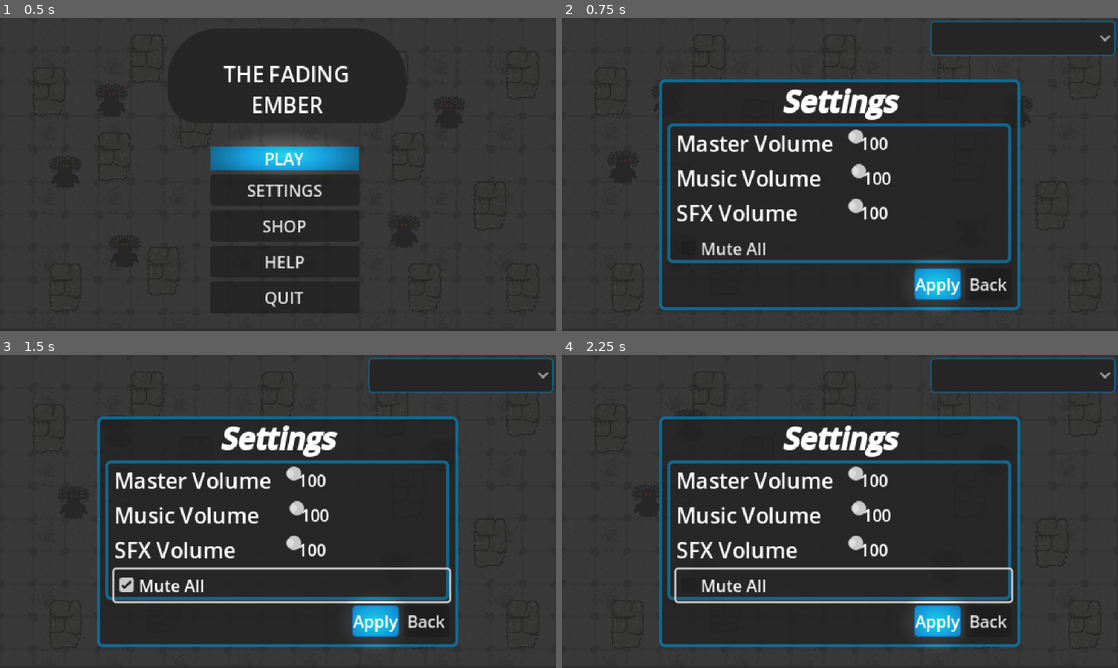
Above: before the commit, frames 1-4 (two rows, left to right).
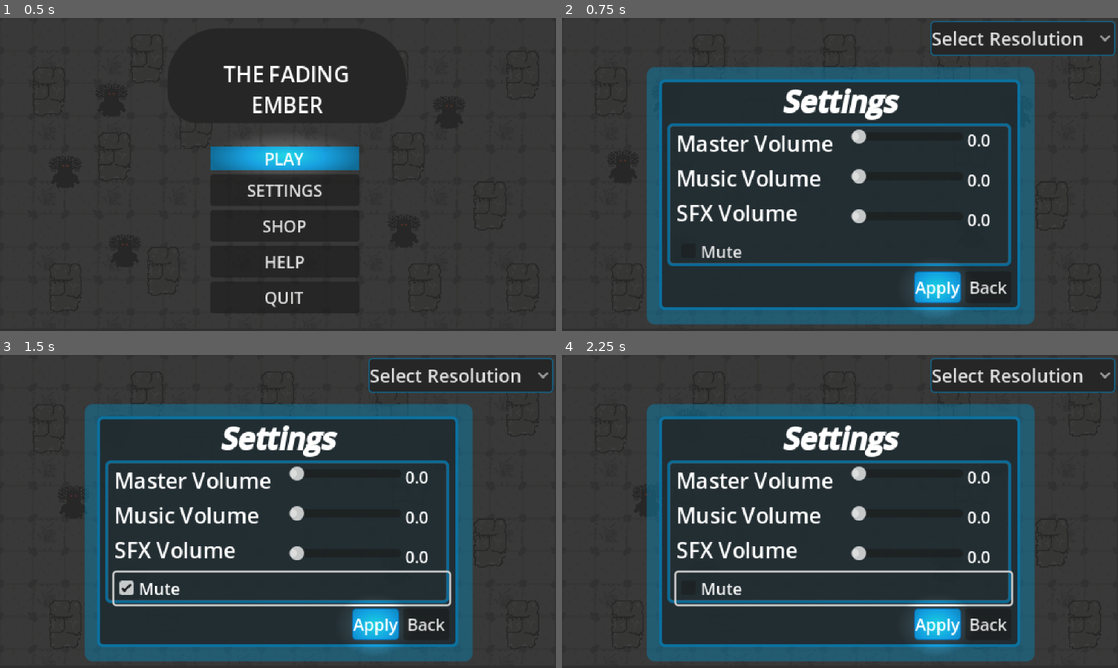
Above: after the commit, the same moments.

Repository: maltech0005-tech/The-Fading-Ember
Game: Godot game, scene res://scenes/main_menu.tscn
Same seed, same stepped clock (60 frames per second), same inputs: the game is played once before the commit and once after it.
Inputs (mouse positions are in pixels of both pictures, inside the frame that each line leads up to):
- Up to frame 1 (0.5 s): no input
- Up to frame 2 (0.75 s): click "SETTINGS" at 0.5 s
- Up to frame 3 (1.5 s): click (283, 586) at 1.25 s, where only the run before the commit has a clickable "Mute All"
- Up to frame 4 (2.25 s): click (845, 589) at 2 s, where only the run after the commit has a clickable "Mute"

Frame 1 is identical in both runs. In frame 2, 13% of the frame differs, in the area x 15-94%, y 4-98%; in frame 3, 15%; in frame 4, 15%.

Commit message:
added new icons for powerups which i made in libresprite, updated the h_slider.
conted amount value from h_slider, created icons for powerups, fixed the shop scene

Diff:
--- a/scenes/settings.tscn
+++ b/scenes/settings.tscn
@@ -85,6 +85,13 @@
 corner_radius_bottom_right = 3
 corner_radius_bottom_left = 1
 
+[sub_resource type="StyleBoxFlat" id="StyleBoxFlat_1g033"]
+bg_color = Color(0.05490196, 0.4862745, 0.654902, 0.5019608)
+corner_radius_top_left = 8
+corner_radius_top_right = 8
+corner_radius_bottom_right = 8
+corner_radius_bottom_left = 8
+
 [sub_resource type="StyleBoxFlat" id="StyleBoxFlat_4ppmf"]
 bg_color = Color(0.13333334, 0.13333334, 0.13333334, 0.79607844)
 border_width_left = 3
@@ -191,6 +198,7 @@
 theme_override_styles/pressed = SubResource("StyleBoxFlat_gjs24")
 theme_override_styles/hover = SubResource("StyleBoxFlat_am25x")
 theme_override_styles/focus = SubResource("StyleBoxFlat_uhhto")
+selected = 0
 item_count = 3
 popup/item_0/text = "Select Resolution"
 popup/item_0/id = 2
@@ -198,6 +206,13 @@
 popup/item_1/id = 0
 popup/item_2/text = "Windowed"
 popup/item_2/id = 1
+
+[node name="PanelContainer" type="PanelContainer" parent="."]
+offset_left = 83.0
+offset_top = 48.0
+offset_right = 463.0
+offset_bottom = 300.0
+theme_override_styles/panel = SubResource("StyleBoxFlat_1g033")
 
 [node name="RichTextLabel" type="RichTextLabel" parent="."]
 offset_left = 95.0
@@ -218,7 +233,7 @@
 offset_left = 103.0
 offset_top = 103.0
 offset_right = 440.2
-offset_bottom = 240.0
+offset_bottom = 243.0
 theme_override_styles/normal = SubResource("StyleBoxFlat_f4mfi")
 
 [node name="Main_Container" type="VBoxContainer" parent="."]
@@ -227,57 +242,69 @@
 offset_right = 440.74054
 offset_bottom = 275.8
 
-[node name="Audio_Volumes" type="VBoxContainer" parent="Main_Container"]
-layout_mode = 2
-
-[node name="MasterV_container" type="HBoxContainer" parent="Main_Container/Audio_Volumes"]
-layout_mode = 2
-
-[node name="MasterV_label" type="Label" parent="Main_Container/Audio_Volumes/MasterV_container"]
+[node name="Audio_Volumes" type="HBoxContainer" parent="Main_Container"]
+layout_mode = 2
+
+[node name="VBoxContainer" type="VBoxContainer" parent="Main_Container/Audio_Volumes"]
+layout_mode = 2
+
+[node name="MasterV_label" type="Label" parent="Main_Container/Audio_Volumes/VBoxContainer"]
 layout_mode = 2
 theme_override_font_sizes/font_size = 21
 text = "Master Volume  "
 
-[node name="MasterV_slider" type="HSlider" parent="Main_Container/Audio_Volumes/MasterV_container"]
-layout_mode = 2
-
-[node name="MasterV_amnt" type="Label" parent="Main_Container/Audio_Volumes/MasterV_container"]
-layout_mode = 2
-text = "100"
-
-[node name="MusicV_container" type="HBoxContainer" parent="Main_Container/Audio_Volumes"]
-layout_mode = 2
-
-[node name="MusicV_label" type="Label" parent="Main_Container/Audio_Volumes/MusicV_container"]
+[node name="MusicV_label" type="Label" parent="Main_Container/Audio_Volumes/VBoxContainer"]
 layout_mode = 2
 theme_override_font_sizes/font_size = 21
 text = "Music Volume     "
 
-[node name="MusicV_slider" type="HSlider" parent="Main_Container/Audio_Volumes/MusicV_container"]
-layout_mode = 2
-
-[node name="MusicV_amnt" type="Label" parent="Main_Container/Audio_Volumes/MusicV_container"]
-layout_mode = 2
-text = "100"
-
-[node name="SFXV_container" type="HBoxContainer" parent="Main_Container/Audio_Volumes"]
-layout_mode = 2
-
-[node name="SFXV_label" type="Label" parent="Main_Container/Audio_Volumes/SFXV_container"]
+[node name="SFXV_label" type="Label" parent="Main_Container/Audio_Volumes/VBoxContainer"]
 layout_mode = 2
 theme_override_font_sizes/font_size = 21
 text = "SFX Volume         "
 
-[node name="SFXV_slider" type="HSlider" parent="Main_Container/Audio_Volumes/SFXV_container"]
-layout_mode = 2
-
-[node name="SFXV_amnt" type="Label" parent="Main_Container/Audio_Volumes/SFXV_container"]
+[node name="VBoxContainer2" type="VBoxContainer" parent="Main_Container/Audio_Volumes"]
+layout_mode = 2
+theme_override_constants/separation = 16
+
+[node name="MasterV_container" type="HBoxContainer" parent="Main_Container/Audio_Volumes/VBoxContainer2"]
+layout_mode = 2
+
+[node name="MasterV_slider" type="HSlider" parent="Main_Container/Audio_Volumes/VBoxContainer2/MasterV_container"]
+custom_minimum_size = Vector2(110, 0)
+layout_direction = 2
+layout_mode = 2
+size_flags_horizontal = 3
+
+[node name="MasterV_amnt" type="Label" parent="Main_Container/Audio_Volumes/VBoxContainer2/MasterV_container"]
 layout_mode = 2
 text = "100"
 
-[node name="CheckBox" type="CheckBox" parent="Main_Container/Audio_Volumes"]
-layout_mode = 2
-text = "Mute All"
+[node name="MusicV_container" type="HBoxContainer" parent="Main_Container/Audio_Volumes/VBoxContainer2"]
+layout_mode = 2
+
+[node name="MusicV_slider" type="HSlider" parent="Main_Container/Audio_Volumes/VBoxContainer2/MusicV_container"]
+custom_minimum_size = Vector2(110, 0)
+layout_mode = 2
+
+[node name="MusicV_amnt" type="Label" parent="Main_Container/Audio_Volumes/VBoxContainer2/MusicV_container"]
+layout_mode = 2
+text = "100"
+
+[node name="SFXV_container" type="HBoxContainer" parent="Main_Container/Audio_Volumes/VBoxContainer2"]
+layout_mode = 2
+
+[node name="SFXV_slider" type="HSlider" parent="Main_Container/Audio_Volumes/VBoxContainer2/SFXV_container"]
+custom_minimum_size = Vector2(110, 0)
+layout_mode = 2
+
+[node name="SFXV_amnt" type="Label" parent="Main_Container/Audio_Volumes/VBoxContainer2/SFXV_container"]
+layout_mode = 2
+text = "100"
+
+[node name="mute" type="CheckBox" parent="Main_Container"]
+layout_mode = 2
+text = "Mute"
 
 [node name="nav" type="HBoxContainer" parent="Main_Container"]
 layout_mode = 2
@@ -298,5 +325,6 @@
 layout_mode = 2
 text = "Back"
 
+[connection signal="toggled" from="Main_Container/mute" to="." method="_on_mute_toggled"]
 [connection signal="pressed" from="Main_Container/nav/apply" to="." method="_on_apply_pressed"]
 [connection signal="pressed" from="Main_Container/nav/back" to="." method="_on_back_pressed"]
--- a/scenes/shop.tscn
+++ b/scenes/shop.tscn
@@ -1,10 +1,14 @@
-[gd_scene load_steps=23 format=4 uid="uid://bdwr6n7t5bnd"]
+[gd_scene load_steps=26 format=4 uid="uid://bdwr6n7t5bnd"]
 
 [ext_resource type="Texture2D" uid="uid://m6nmookv05gk" path="res://assests/tile.png" id="1_1l46r"]
 [ext_resource type="Script" uid="uid://chposeywpt157" path="res://script/shop.gd" id="1_032fp"]
 [ext_resource type="Texture2D" uid="uid://bka68ah7u3xbm" path="res://assests/rock.png" id="2_032fp"]
 [ext_resource type="PackedScene" uid="uid://dq8nu6cdd5l21" path="res://scenes/main_menu_enemy.tscn" id="3_2fc2m"]
 [ext_resource type="Texture2D" uid="uid://b7nyvlra563pv" path="res://assests/spark.png" id="5_2fc2m"]
+[ext_resource type="Texture2D" uid="uid://cqi10aiiieect" path="res://assests/candle.png" id="6_m4ofw"]
+[ext_resource type="Texture2D" uid="uid://ckslxpdfm8wlw" path="res://assests/invincibility.png" id="7_heatd"]
+[ext_resource type="Texture2D" uid="uid://pc267j6rrrha" path="res://assests/spectra_blast.png" id="8_1v8qu"]
+[ext_resource type="Texture2D" uid="uid://djtvcg7rwp1h1" path="res://assests/Revival.png" id="9_44xle"]
 
 [sub_resource type="TileSetAtlasSource" id="TileSetAtlasSource_8r1wq"]
 texture = ExtResource("1_1l46r")
@@ -38,15 +42,12 @@
 sources/0 = SubResource("TileSetAtlasSource_8r1wq")
 sources/1 = SubResource("TileSetAtlasSource_ajxib")
 
-[sub_resource type="Gradient" id="Gradient_2fc2m"]
-offsets = PackedFloat32Array(0, 0.990991, 1)
-colors = PackedColorArray(0, 0, 0, 1, 0.954955, 0.954955, 0.954955, 1, 1, 1, 1, 1)
-
-[sub_resource type="GradientTexture2D" id="GradientTexture2D_8r1wq"]
-gradient = SubResource("Gradient_2fc2m")
-fill = 1
-fill_from = Vector2(0.5, 0.5)
-fill_to = Vector2(0.4654088, 0)
+[sub_resource type="StyleBoxFlat" id="StyleBoxFlat_2fc2m"]
+bg_color = Color(0.05490196, 0.4862745, 0.654902, 0.5019608)
+corner_radius_top_left = 8
+corner_radius_top_right = 8
+corner_radius_bottom_right = 8
+corner_radius_bottom_left = 8
 
 [sub_resource type="StyleBoxFlat" id="StyleBoxFlat_1l46r"]
 bg_color = Color(0.13333334, 0.13333334, 0.13333334, 0.79607844)
@@ -195,22 +196,17 @@
 offset_bottom = 310.0
 color = Color(0.18431373, 0.18431373, 0.18431373, 0.827451)
 
+[node name="PanelContainer" type="PanelContainer" parent="."]
+offset_left = 83.0
+offset_top = 29.0
+offset_right = 463.0
+offset_bottom = 298.0
+theme_override_styles/panel = SubResource("StyleBoxFlat_2fc2m")
+
 [node name="Camera2D" type="Camera2D" parent="."]
 zoom = Vector2(2.115, 2.115)
 limit_left = 0
 limit_top = 0
-
-[node name="fading_edge" type="ColorRect" parent="."]
-offset_left = 84.0
-offset_top = 31.0
-offset_right = 462.0
-offset_bottom = 295.0
-color = Color(0.12156863, 0.8117647, 0.8980392, 0.34509805)
-
-[node name="PointLight2D" type="PointLight2D" parent="fading_edge"]
-position = Vector2(189.49998, 132.5)
-scale = Vector2(6.0156245, 4.203125)
-texture = SubResource("GradientTexture2D_8r1wq")
 
 [node name="Shop_label" type="RichTextLabel" parent="."]
 offset_left = 95.0
@@ -249,22 +245,22 @@
 [node name="Instant_Refill_label" type="Label" parent="Main_Container/PowerUps/PowerUps_labels"]
 layout_mode = 2
 theme_override_font_sizes/font_size = 21
-text = "Instant Refill         "
+text = "    Instant Refill     "
 
 [node name="Invincibility_label" type="Label" parent="Main_Container/PowerUps/PowerUps_labels"]
 layout_mode = 2
 theme_override_font_sizes/font_size = 21
-text = "Invincibility            "
+text = "    Invincibility "
 
 [node name="Spectra_Blast_label" type="Label" parent="Main_Container/PowerUps/PowerUps_labels"]
 layout_mode = 2
 theme_override_font_sizes/font_size = 21
-text = "Spetra Blast  "
+text = "    Spetra Blast"
 
 [node name="Revival_label" type="Label" parent="Main_Container/PowerUps/PowerUps_labels"]
 layout_mode = 2
 theme_override_font_sizes/font_size = 21
-text = "Revival     "
+text = "    Revival   "
 
 [node name="Buy_column" type="VBoxContainer" parent="Main_Container/PowerUps"]
 layout_mode = 2
@@ -379,6 +375,26 @@
 position = Vector2(191.79997, 16.700012)
 scale = Vector2(1.375, 1.2916666)
 texture = ExtResource("5_2fc2m")
+
+[node name="instant_refill" type="Sprite2D" parent="Main_Container"]
+position = Vector2(5, 10)
+scale = Vector2(0.6875, 0.7083333)
+texture = ExtResource("6_m4ofw")
+
+[node name="invincibility" type="Sprite2D" parent="Main_Container"]
+position = Vector2(6.0000305, 48)
+scale = Vector2(1.375, 1.5)
+texture = ExtResource("7_heatd")
+
+[node name="spectra_blast" type="Sprite2D" parent="Main_Container"]
+position = Vector2(7.0000153, 83)
+scale = Vector2(1.25, 1.25)
+texture = ExtResource("8_1v8qu")
+
+[node name="revival" type="Sprite2D" parent="Main_Container"]
+position = Vector2(7.0000305, 109.499985)
+scale = Vector2(1.375, 1.375)
+texture = ExtResource("9_44xle")
 
 [node name="Inventory" type="Node2D" parent="."]
 
@@ -390,24 +406,44 @@
 text = "0"
 
 [node name="Button2" type="Label" parent="Inventory"]
-offset_left = 206.0
+offset_left = 208.0
 offset_top = 78.0
-offset_right = 253.0
+offset_right = 255.0
 offset_bottom = 101.0
 text = "0"
 
 [node name="Button3" type="Label" parent="Inventory"]
-offset_left = 260.0
+offset_left = 297.0
 offset_top = 78.0
-offset_right = 307.0
+offset_right = 344.0
 offset_bottom = 101.0
 text = "0"
 
 [node name="Button4" type="Label" parent="Inventory"]
-offset_left = 317.0
+offset_left = 393.0
 offset_top = 78.0
-offset_right = 364.0
+offset_right = 440.0
 offset_bottom = 101.0
 text = "0"
 
+[node name="instant_refill" type="Sprite2D" parent="Inventory"]
+position = Vector2(117, 83)
+scale = Vector2(0.6875, 0.7083333)
+texture = ExtResource("6_m4ofw")
+
+[node name="invincibility" type="Sprite2D" parent="Inventory"]
+position = Vector2(194.00002, 84)
+scale = Vector2(1.375, 1.5)
+texture = ExtResource("7_heatd")
+
+[node name="spectra_blast" type="Sprite2D" parent="Inventory"]
+position = Vector2(285, 86)
+scale = Vector2(1.25, 1.25)
+texture = ExtResource("8_1v8qu")
+
+[node name="revival" type="Sprite2D" parent="Inventory"]
+position = Vector2(379, 80.5)
+scale = Vector2(1.375, 1.375)
+texture = ExtResource("9_44xle")
+
 [connection signal="pressed" from="Main_Container/nav/back" to="." method="_on_back_pressed"]
--- a/script/settings.gd
+++ b/script/settings.gd
@@ -1,17 +1,31 @@
 extends Node2D
 
+@onready var master_v_slider: HSlider = $Main_Container/Audio_Volumes/VBoxContainer2/MasterV_container/MasterV_slider
+@onready var music_v_slider: HSlider = $Main_Container/Audio_Volumes/VBoxContainer2/MusicV_container/MusicV_slider
+@onready var sfxv_slider: HSlider = $Main_Container/Audio_Volumes/VBoxContainer2/SFXV_container/SFXV_slider
+
+@onready var master_v_amnt: Label = $Main_Container/Audio_Volumes/VBoxContainer2/MasterV_container/MasterV_amnt
+@onready var music_v_amnt: Label = $Main_Container/Audio_Volumes/VBoxContainer2/MusicV_container/MusicV_amnt
+@onready var sfxv_amnt: Label = $Main_Container/Audio_Volumes/VBoxContainer2/SFXV_container/SFXV_amnt
 
 # Called when the node enters the scene tree for the first time.
 func _ready() -> void:
-	pass # Replace with function body.
-
+	check_values()
 
 # Called every frame. 'delta' is the elapsed time since the previous frame.
 func _process(_delta: float) -> void:
-	pass
+	check_values()
+
+func check_values():
+	master_v_amnt.text=str(master_v_slider.value)
+	music_v_amnt.text=str(music_v_slider.value)
+	sfxv_amnt.text=str(sfxv_slider.value)
 
 func _on_apply_pressed() -> void:
 	pass
 
 func _on_back_pressed() -> void:
 	get_tree().change_scene_to_file("res://scenes/main_menu.tscn")
+
+func _on_mute_toggled(_toggled_on: bool) -> void:
+	pass # Replace with function body.
Binary file added: assests/Revival.png
Not shown, added: assests/Revival.png.import
Binary file added: assests/invincibility.png
Not shown, added: assests/invincibility.png.import
Binary file added: assests/spectra_blast.png
Not shown, added: assests/spectra_blast.png.import
Not shown: 1 places in scenes/settings.tscn that only renumber resources
